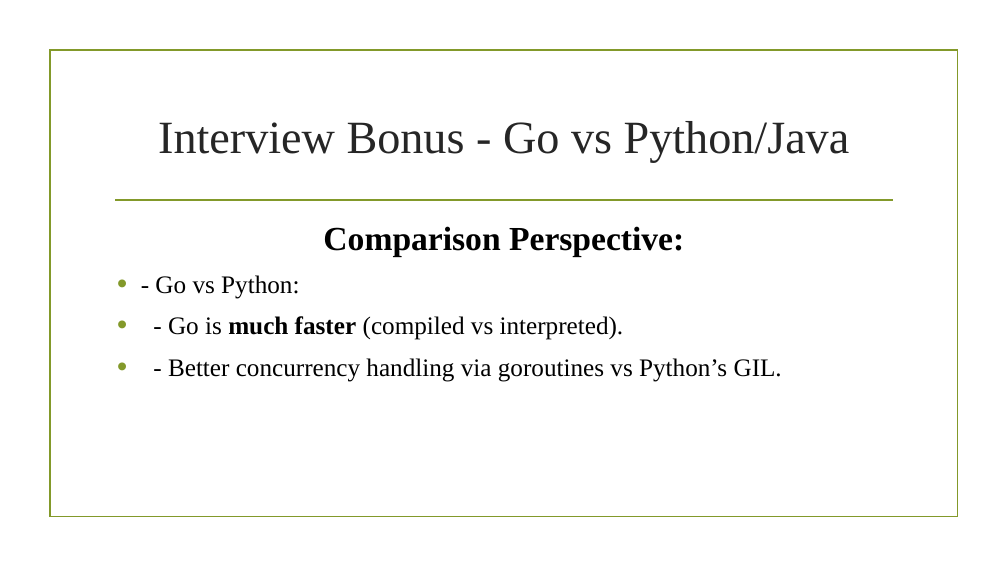
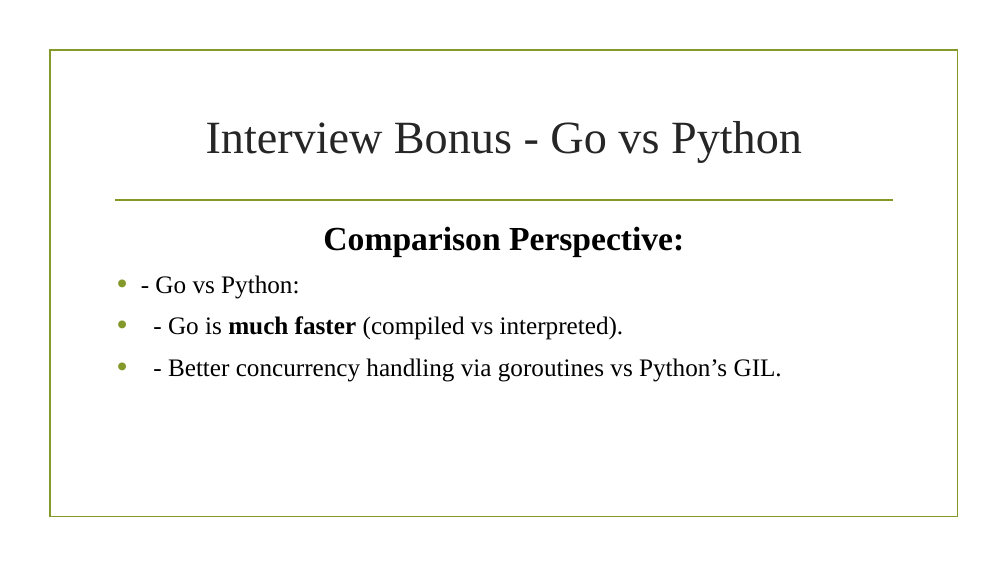
Before and after one commit to CodeWithDhruvX/coding_ppt, a slide deck: slide 17 of ppt/golang/interview_questions/2/key_features.pptx. Drawn at 1008x567 pixels with LibreOffice and Linux fonts; fonts in the diff are those of the drawing; background and template pictures are left out. Boxes give left, top, right and bottom in pixels: in the first picture for what was removed or moved away, otherwise in the second. Text is boxed around its words. In the diff, an @@ line names an element or a change of style, - is before the commit and + after.

```diff
--- a/ppt/golang/interview_questions/2/key_features.pptx
+++ b/ppt/golang/interview_questions/2/key_features.pptx
@@ title at [206,121,802,162]: text changed @@
-Interview Bonus - Go vs Python/Java
+Interview Bonus - Go vs Python
```
Also in this commit, not shown: 1 other slide changed, 3 other files.
